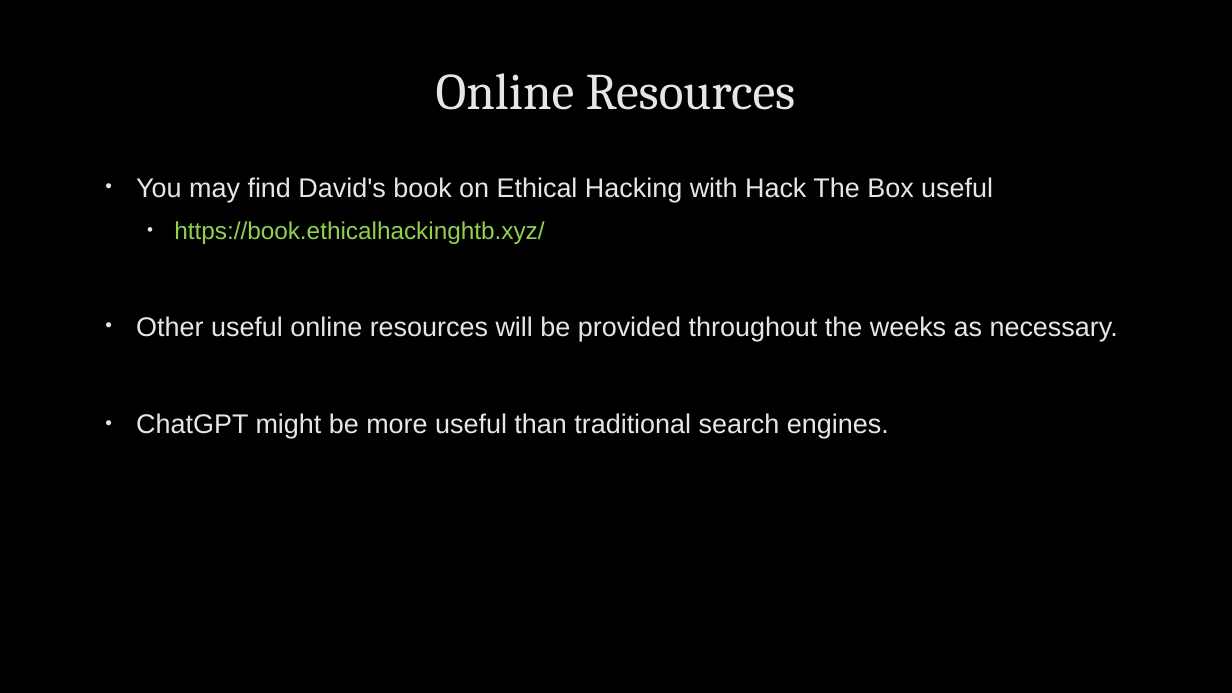
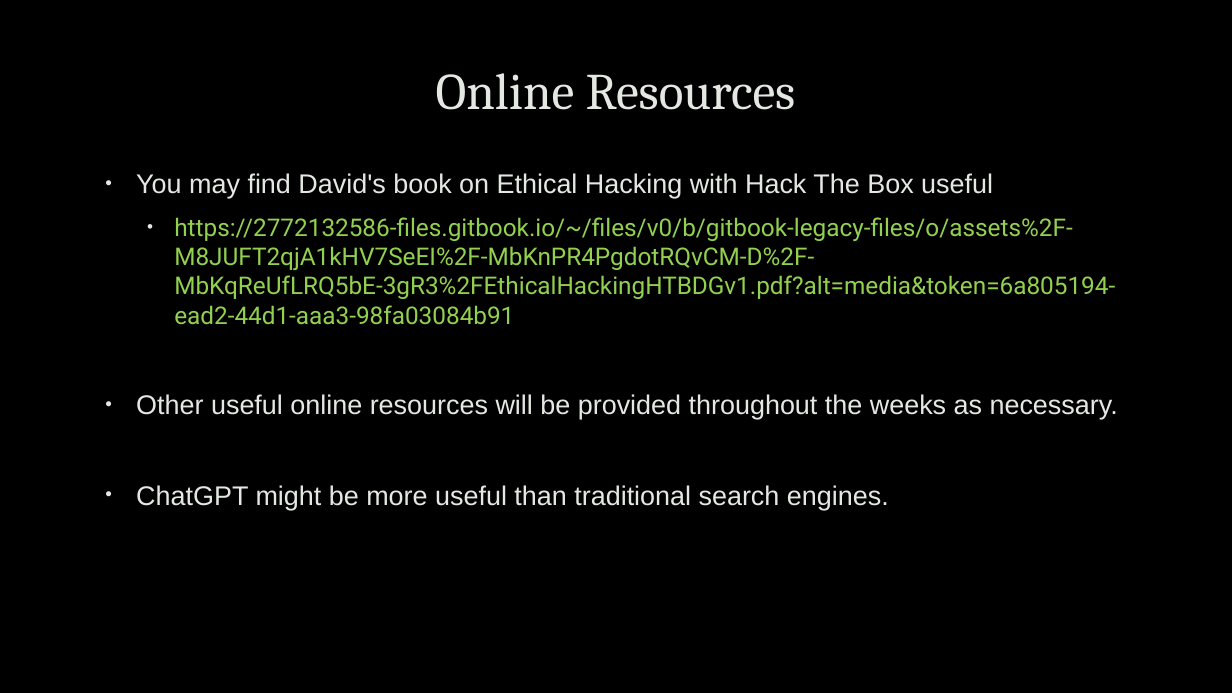
Before and after one commit to uwacyber/cits1003, a slide deck: slide 29 of cits1003-lecture_slides/CITS1003-0 Overview.pptx. Drawn at 1232x693 pixels with LibreOffice and Linux fonts; fonts in the diff are those of the drawing; background and template pictures are left out. Boxes give left, top, right and bottom in pixels: in the first picture for what was removed or moved away, otherwise in the second. Text is boxed around its words. In the diff, an @@ line names an element or a change of style, - is before the commit and + after.

Commit message:
link to david's book in overview has been updated

```diff
--- a/cits1003-lecture_slides/CITS1003-0 Overview.pptx
+++ b/cits1003-lecture_slides/CITS1003-0 Overview.pptx
@@ text at (136,173,1118,510): line spacing 1.1 to 1 @@
@@ text at (174,217,1115,325): text changed; font Arial to Roboto @@
-  • https://book.ethicalhackinghtb.xyz/
+  • https://2772132586-files.gitbook.io/~/files/v0/b/gitbook-legacy-files/o/assets%2F-M8JUFT2qjA1kHV7SeEI%2F-MbKnPR4PgdotRQvCM-D%2F-MbKqReUfLRQ5bE-3gR3%2FEthicalHackingHTBDGv1.pdf?alt=media&token=6a805194-ead2-44d1-aaa3-98fa03084b91
```
